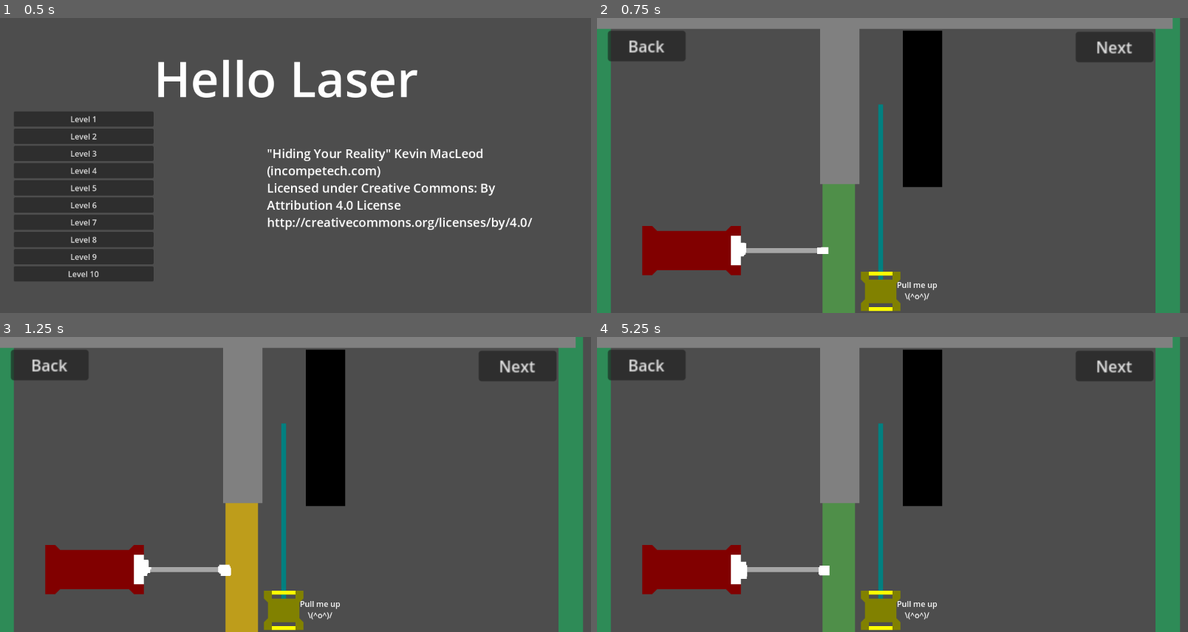
Above: before the commit, frames 1-4 (two rows, left to right).
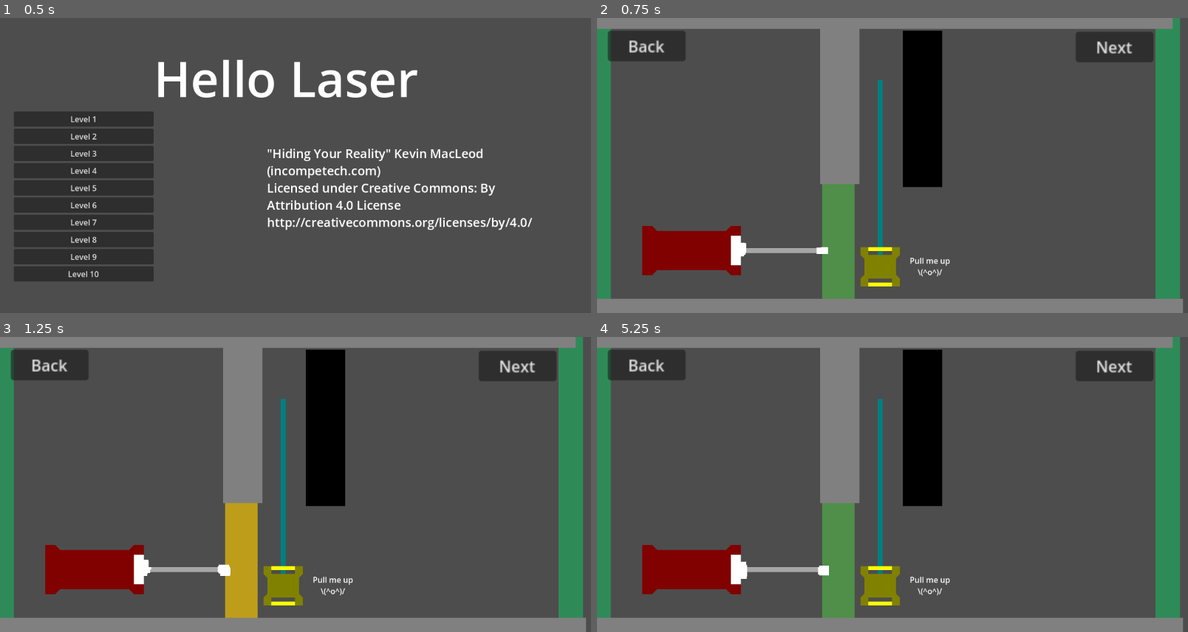
Above: after the commit, the same moments.

Repository: MousePotatoDoesStuff/Hello-Laser
Game: Godot game, scene res://Scenes/main_temp.tscn
Same seed, same stepped clock (60 frames per second), same inputs: the game is played once before the commit and once after it.
Inputs (mouse positions are in pixels of both pictures, inside the frame that each line leads up to):
- Up to frame 1 (0.5 s): no input
- Up to frame 2 (0.75 s): click "Level 1" at 0.5 s
- Up to frame 3 (1.25 s): no input
- Up to frame 4 (5.25 s): click "Next" at 1.25 s; click "Next" at 2 s; click "Next" at 2.75 s; move the mouse to (1022, 469) at 3.52 s; click (1022, 469) at 3.67 s; click "Back" at 4.25 s; click "Level 1" at 5 s

Frame 1 is identical in both runs. In frame 2, 6.0% of the frame differs, in the area x 0-100%, y 21-100%; in frame 3, 6.2%; in frame 4, 6.0%.

Commit message:
added some structs

Diff:
--- /dev/null
+++ b/Scenes/Levels/Elements/border_1.tscn
@@ -0,0 +1,21 @@
+[gd_scene load_steps=2 format=3 uid="uid://5wi4h24bhl3i"]
+
+[ext_resource type="PackedScene" uid="uid://bndt3ujs63yff" path="res://Scenes/Wall/square_wall.tscn" id="1_u1t04"]
+
+[node name="Border" type="Node2D"]
+
+[node name="BorderLeft" parent="." instance=ExtResource("1_u1t04")]
+position = Vector2(0, 300)
+scale = Vector2(1, 30)
+
+[node name="BorderRight" parent="." instance=ExtResource("1_u1t04")]
+position = Vector2(1200, 300)
+scale = Vector2(1, 30)
+
+[node name="BorderUp" parent="." instance=ExtResource("1_u1t04")]
+position = Vector2(600, 0)
+scale = Vector2(60, 1)
+
+[node name="BorderDown" parent="." instance=ExtResource("1_u1t04")]
+position = Vector2(600, 600)
+scale = Vector2(60, 1)
--- a/Scenes/Levels/Level_01.tscn
+++ b/Scenes/Levels/Level_01.tscn
@@ -1,6 +1,6 @@
 [gd_scene load_steps=5 format=3 uid="uid://ba6l8y5vjo0gw"]
 
-[ext_resource type="Script" path="res://Scripts/level.gd" id="1_ynnlg"]
+[ext_resource type="Script" path="res://Scenes/Levels/level.gd" id="1_ynnlg"]
 [ext_resource type="PackedScene" uid="uid://bmfw6ebm12rib" path="res://Scenes/Slider/slider.tscn" id="2_ny3c3"]
 [ext_resource type="PackedScene" uid="uid://bndt3ujs63yff" path="res://Scenes/Wall/square_wall.tscn" id="3_h1u3b"]
 [ext_resource type="PackedScene" uid="uid://bb2awmnpxgei6" path="res://Scenes/Laser/laser_emitter.tscn" id="4_yml4w"]
@@ -9,16 +9,16 @@
 script = ExtResource("1_ynnlg")
 
 [node name="RichTextLabel" type="RichTextLabel" parent="."]
-offset_left = 601.0
-offset_top = 531.0
-offset_right = 699.0
-offset_bottom = 585.0
+offset_left = 627.0
+offset_top = 482.0
+offset_right = 725.0
+offset_bottom = 536.0
 bbcode_enabled = true
 text = "[center]Pull me up
 \\(^o^)/"
 
 [node name="Slider" parent="." instance=ExtResource("2_ny3c3")]
-position = Vector2(576, 556)
+position = Vector2(575, 506)
 points = PackedVector2Array(0, 0, 0, -380)
 
 [node name="SquareWall7" parent="Slider" instance=ExtResource("3_h1u3b")]
@@ -51,7 +51,7 @@
 scale = Vector2(2.54546, -60.4343)
 
 [node name="SquareWall5" parent="." instance=ExtResource("3_h1u3b")]
-position = Vector2(603, 655)
+position = Vector2(586, 596)
 rotation = 1.57079
 scale = Vector2(2.54546, -60.4343)
 
--- a/Scenes/Levels/Level_02.tscn
+++ b/Scenes/Levels/Level_02.tscn
@@ -1,6 +1,6 @@
 [gd_scene load_steps=5 format=3 uid="uid://buboxoikq70se"]
 
-[ext_resource type="Script" path="res://Scripts/level.gd" id="1_12eev"]
+[ext_resource type="Script" path="res://Scenes/Levels/level.gd" id="1_12eev"]
 [ext_resource type="PackedScene" uid="uid://bmfw6ebm12rib" path="res://Scenes/Slider/slider.tscn" id="2_gwxtl"]
 [ext_resource type="PackedScene" uid="uid://bndt3ujs63yff" path="res://Scenes/Wall/square_wall.tscn" id="3_lm33r"]
 [ext_resource type="PackedScene" uid="uid://bb2awmnpxgei6" path="res://Scenes/Laser/laser_emitter.tscn" id="4_wqp1r"]
--- a/Scenes/Levels/Level_03.tscn
+++ b/Scenes/Levels/Level_03.tscn
@@ -1,6 +1,6 @@
 [gd_scene load_steps=5 format=3 uid="uid://sc2gy4o2laf5"]
 
-[ext_resource type="Script" path="res://Scripts/level.gd" id="1_44hkf"]
+[ext_resource type="Script" path="res://Scenes/Levels/level.gd" id="1_44hkf"]
 [ext_resource type="PackedScene" uid="uid://bmfw6ebm12rib" path="res://Scenes/Slider/slider.tscn" id="2_cflpn"]
 [ext_resource type="PackedScene" uid="uid://bndt3ujs63yff" path="res://Scenes/Wall/square_wall.tscn" id="3_83v1t"]
 [ext_resource type="PackedScene" uid="uid://bb2awmnpxgei6" path="res://Scenes/Laser/laser_emitter.tscn" id="4_s1r2l"]
--- a/Scenes/Levels/Level_04.tscn
+++ b/Scenes/Levels/Level_04.tscn
@@ -1,9 +1,10 @@
 [gd_scene load_steps=5 format=3 uid="uid://s8i2f7h3rm4i"]
 
-[ext_resource type="Script" path="res://Scripts/level.gd" id="1_jvsyc"]
+[ext_resource type="Script" path="res://Scenes/Levels/level.gd" id="1_jvsyc"]
 [ext_resource type="PackedScene" uid="uid://bndt3ujs63yff" path="res://Scenes/Wall/square_wall.tscn" id="3_lmp6o"]
 [ext_resource type="PackedScene" uid="uid://bb2awmnpxgei6" path="res://Scenes/Laser/laser_emitter.tscn" id="4_6coxi"]
 [ext_resource type="PackedScene" uid="uid://lla1wdnhb4ti" path="res://Scenes/Rotator/rotator.tscn" id="4_ufjna"]
+
 
 [node name="sandbox" type="Node2D"]
 script = ExtResource("1_jvsyc")
--- a/Scenes/Levels/Level_05.tscn
+++ b/Scenes/Levels/Level_05.tscn
@@ -1,9 +1,10 @@
 [gd_scene load_steps=5 format=3 uid="uid://bcawcpxwyvruc"]
 
-[ext_resource type="Script" path="res://Scripts/level.gd" id="1_86072"]
+[ext_resource type="Script" path="res://Scenes/Levels/level.gd" id="1_86072"]
 [ext_resource type="PackedScene" uid="uid://bndt3ujs63yff" path="res://Scenes/Wall/square_wall.tscn" id="2_77t0u"]
 [ext_resource type="PackedScene" uid="uid://bb2awmnpxgei6" path="res://Scenes/Laser/laser_emitter.tscn" id="3_38si0"]
 [ext_resource type="PackedScene" uid="uid://lla1wdnhb4ti" path="res://Scenes/Rotator/rotator.tscn" id="4_dbvc5"]
+
 
 [node name="sandbox" type="Node2D"]
 script = ExtResource("1_86072")
--- a/Scenes/Levels/Level_06.tscn
+++ b/Scenes/Levels/Level_06.tscn
@@ -1,9 +1,10 @@
 [gd_scene load_steps=5 format=3 uid="uid://bsrwfiqskikrb"]
 
-[ext_resource type="Script" path="res://Scripts/level.gd" id="1_4qehq"]
+[ext_resource type="Script" path="res://Scenes/Levels/level.gd" id="1_4qehq"]
 [ext_resource type="PackedScene" uid="uid://bmfw6ebm12rib" path="res://Scenes/Slider/slider.tscn" id="2_8nu08"]
 [ext_resource type="PackedScene" uid="uid://bb2awmnpxgei6" path="res://Scenes/Laser/laser_emitter.tscn" id="3_hn55f"]
 [ext_resource type="PackedScene" uid="uid://bndt3ujs63yff" path="res://Scenes/Wall/square_wall.tscn" id="4_ocqrd"]
+
 
 [node name="sandbox" type="Node2D"]
 script = ExtResource("1_4qehq")
--- a/Scenes/Levels/Level_07.tscn
+++ b/Scenes/Levels/Level_07.tscn
@@ -1,9 +1,10 @@
 [gd_scene load_steps=5 format=3 uid="uid://10amiqci3hg8"]
 
-[ext_resource type="Script" path="res://Scripts/level.gd" id="1_5r2tl"]
+[ext_resource type="Script" path="res://Scenes/Levels/level.gd" id="1_5r2tl"]
 [ext_resource type="PackedScene" uid="uid://bmfw6ebm12rib" path="res://Scenes/Slider/slider.tscn" id="2_es6kd"]
 [ext_resource type="PackedScene" uid="uid://bndt3ujs63yff" path="res://Scenes/Wall/square_wall.tscn" id="3_y71na"]
 [ext_resource type="PackedScene" uid="uid://bb2awmnpxgei6" path="res://Scenes/Laser/laser_emitter.tscn" id="4_w7qfo"]
+
 
 [node name="sandbox" type="Node2D"]
 script = ExtResource("1_5r2tl")
--- a/Scenes/Levels/Level_08.tscn
+++ b/Scenes/Levels/Level_08.tscn
@@ -1,9 +1,10 @@
 [gd_scene load_steps=5 format=3 uid="uid://c0yjyigul2t7b"]
 
-[ext_resource type="Script" path="res://Scripts/level.gd" id="1_ycutr"]
+[ext_resource type="Script" path="res://Scenes/Levels/level.gd" id="1_ycutr"]
 [ext_resource type="PackedScene" uid="uid://bndt3ujs63yff" path="res://Scenes/Wall/square_wall.tscn" id="2_of11g"]
 [ext_resource type="PackedScene" uid="uid://bmfw6ebm12rib" path="res://Scenes/Slider/slider.tscn" id="3_pvfd8"]
 [ext_resource type="PackedScene" uid="uid://bb2awmnpxgei6" path="res://Scenes/Laser/laser_emitter.tscn" id="4_nxkmm"]
+
 
 [node name="sandbox" type="Node2D"]
 script = ExtResource("1_ycutr")
--- a/Scenes/Levels/Level_09.tscn
+++ b/Scenes/Levels/Level_09.tscn
@@ -1,9 +1,10 @@
 [gd_scene load_steps=5 format=3 uid="uid://dstieh2iy3ho7"]
 
-[ext_resource type="Script" path="res://Scripts/level.gd" id="1_g6shu"]
+[ext_resource type="Script" path="res://Scenes/Levels/level.gd" id="1_g6shu"]
 [ext_resource type="PackedScene" uid="uid://bndt3ujs63yff" path="res://Scenes/Wall/square_wall.tscn" id="2_e4s81"]
 [ext_resource type="PackedScene" uid="uid://lla1wdnhb4ti" path="res://Scenes/Rotator/rotator.tscn" id="3_oajv4"]
 [ext_resource type="PackedScene" uid="uid://bb2awmnpxgei6" path="res://Scenes/Laser/laser_emitter.tscn" id="4_sdwi3"]
+
 
 [node name="sandbox" type="Node2D"]
 script = ExtResource("1_g6shu")
--- a/Scenes/Levels/Level_10.tscn
+++ b/Scenes/Levels/Level_10.tscn
@@ -1,6 +1,6 @@
 [gd_scene load_steps=6 format=3 uid="uid://3fgd83cnvc40"]
 
-[ext_resource type="Script" path="res://Scripts/level.gd" id="1_pw1mp"]
+[ext_resource type="Script" path="res://Scenes/Levels/level.gd" id="1_pw1mp"]
 [ext_resource type="PackedScene" uid="uid://bndt3ujs63yff" path="res://Scenes/Wall/square_wall.tscn" id="2_78kdo"]
 [ext_resource type="PackedScene" uid="uid://bmfw6ebm12rib" path="res://Scenes/Slider/slider.tscn" id="3_gsfhi"]
 [ext_resource type="PackedScene" uid="uid://lla1wdnhb4ti" path="res://Scenes/Rotator/rotator.tscn" id="4_0my7f"]
--- /dev/null
+++ b/Scenes/Levels/sandbox.tscn
@@ -0,0 +1,41 @@
+[gd_scene load_steps=7 format=3 uid="uid://dgi2c68hyls6f"]
+
+[ext_resource type="Script" path="res://Scenes/Levels/level.gd" id="1_4yl3l"]
+[ext_resource type="PackedScene" uid="uid://bmfw6ebm12rib" path="res://Scenes/Slider/slider.tscn" id="2_kx74b"]
+[ext_resource type="PackedScene" uid="uid://bndt3ujs63yff" path="res://Scenes/Wall/square_wall.tscn" id="3_blfvp"]
+[ext_resource type="PackedScene" uid="uid://lla1wdnhb4ti" path="res://Scenes/Rotator/rotator.tscn" id="4_bq22f"]
+[ext_resource type="PackedScene" uid="uid://bb2awmnpxgei6" path="res://Scenes/Laser/laser_emitter.tscn" id="5_vwin2"]
+[ext_resource type="PackedScene" uid="uid://5wi4h24bhl3i" path="res://Scenes/Levels/Elements/border_1.tscn" id="6_vpta7"]
+
+[node name="sandbox" type="Node2D"]
+script = ExtResource("1_4yl3l")
+
+[node name="Slider" parent="." instance=ExtResource("2_kx74b")]
+position = Vector2(576, 556)
+points = PackedVector2Array(0, 0, 0, -380)
+
+[node name="SquareWall7" parent="Slider" instance=ExtResource("3_blfvp")]
+position = Vector2(-85, -73)
+scale = Vector2(4.00001, -15.9248)
+moss = true
+
+[node name="SquareWall" parent="." instance=ExtResource("3_blfvp")]
+position = Vector2(493, 179)
+scale = Vector2(4.00001, -15.9248)
+moss = true
+
+[node name="SquareWall6" parent="." instance=ExtResource("3_blfvp")]
+position = Vector2(661, 185)
+scale = Vector2(4.00001, -15.9248)
+moss = true
+
+[node name="Rotator" parent="." instance=ExtResource("4_bq22f")]
+position = Vector2(106, 154)
+scale = Vector2(0.25, 0.25)
+
+[node name="LaserEmitter" parent="Rotator" instance=ExtResource("5_vwin2")]
+show_behind_parent = true
+position = Vector2(172, 16)
+scale = Vector2(0.5, 0.5)
+
+[node name="Border" parent="." instance=ExtResource("6_vpta7")]
--- a/Scenes/UI/LevelMap.tscn
+++ b/Scenes/UI/LevelMap.tscn
@@ -17,9 +17,9 @@
 anchor_right = 1.0
 anchor_bottom = 1.0
 offset_left = 450.0
-offset_top = 400.0
-offset_right = -692.0
-offset_bottom = -238.0
+offset_top = 381.0
+offset_right = -710.0
+offset_bottom = -179.0
 grow_horizontal = 2
 grow_vertical = 2
 
--- a/Scenes/Wall/wall.tscn
+++ b/Scenes/Wall/wall.tscn
@@ -1,7 +1,8 @@
 [gd_scene load_steps=3 format=3 uid="uid://c0nwy5p8fsihu"]
 
-[ext_resource type="Script" path="res://Scripts/PolygonAppearance.gd" id="1_ih5kq"]
+[ext_resource type="Script" path="res://Scripts/polygon_appearance.gd" id="1_ih5kq"]
 [ext_resource type="Script" path="res://Scenes/Wall/wall.gd" id="1_y3x6d"]
+
 
 [node name="Wall" type="StaticBody2D"]
 script = ExtResource("1_y3x6d")
--- a/Scenes/sandbox.tscn
+++ /dev/null
@@ -1,67 +0,0 @@
-[gd_scene load_steps=6 format=3 uid="uid://dgi2c68hyls6f"]
-
-[ext_resource type="Script" path="res://Scripts/level.gd" id="1_4op4d"]
-[ext_resource type="PackedScene" uid="uid://bmfw6ebm12rib" path="res://Scenes/Slider/slider.tscn" id="2_tek06"]
-[ext_resource type="PackedScene" uid="uid://lla1wdnhb4ti" path="res://Scenes/Rotator/rotator.tscn" id="3_2twmq"]
-[ext_resource type="PackedScene" uid="uid://bndt3ujs63yff" path="res://Scenes/Wall/square_wall.tscn" id="6_grku4"]
-[ext_resource type="PackedScene" uid="uid://bb2awmnpxgei6" path="res://Scenes/Laser/laser_emitter.tscn" id="6_hq1gn"]
-
-[node name="sandbox" type="Node2D"]
-script = ExtResource("1_4op4d")
-
-[node name="Slider" parent="." instance=ExtResource("2_tek06")]
-position = Vector2(576, 556)
-points = PackedVector2Array(0, 0, 0, -380)
-
-[node name="SquareWall7" parent="Slider" instance=ExtResource("6_grku4")]
-position = Vector2(-85, -73)
-scale = Vector2(4.00001, -15.9248)
-moss = true
-inert_color = Color(0, 0, 0, 1)
-
-[node name="SquareWall" parent="." instance=ExtResource("6_grku4")]
-position = Vector2(493, 179)
-scale = Vector2(4.00001, -15.9248)
-moss = true
-inert_color = Color(0, 0, 0, 1)
-
-[node name="SquareWall6" parent="." instance=ExtResource("6_grku4")]
-position = Vector2(661, 185)
-scale = Vector2(4.00001, -15.9248)
-moss = true
-inert_color = Color(0, 0, 0, 1)
-
-[node name="SquareWall2" parent="." instance=ExtResource("6_grku4")]
-position = Vector2(3, 325)
-scale = Vector2(2.54546, -53.8343)
-moss = true
-inert_color = Color(0, 0, 0, 1)
-
-[node name="SquareWall3" parent="." instance=ExtResource("6_grku4")]
-position = Vector2(1159, 337)
-scale = Vector2(2.54546, -53.8343)
-moss = true
-inert_color = Color(0, 0, 0, 1)
-
-[node name="SquareWall4" parent="." instance=ExtResource("6_grku4")]
-position = Vector2(565, -3)
-rotation = 1.57079
-scale = Vector2(2.54546, -60.4343)
-moss = true
-inert_color = Color(0, 0, 0, 1)
-
-[node name="SquareWall5" parent="." instance=ExtResource("6_grku4")]
-position = Vector2(603, 655)
-rotation = 1.57079
-scale = Vector2(2.54546, -60.4343)
-moss = true
-inert_color = Color(0, 0, 0, 1)
-
-[node name="Rotator" parent="." instance=ExtResource("3_2twmq")]
-position = Vector2(106, 154)
-scale = Vector2(0.25, 0.25)
-
-[node name="LaserEmitter" parent="Rotator" instance=ExtResource("6_hq1gn")]
-show_behind_parent = true
-position = Vector2(172, 16)
-scale = Vector2(0.5, 0.5)
--- /dev/null
+++ b/Scripts/game_state.gd
@@ -0,0 +1,32 @@
+extends RefCounted
+class_name GameState
+
+var levels:Dictionary
+
+func _init() -> void:
+	return
+
+func save_levels()->Dictionary:
+	var raw_levels={}
+	for key in self.levels:
+		var level:LevelState=self.levels[key]
+		var raw_level=level.save_state()
+		raw_levels[key]=raw_level
+	return raw_levels
+
+func load_levels(data:Dictionary):
+	self.levels={}
+	for key in data:
+		var raw_level=data[key]
+		var level=LevelState.new(data)
+		self.levels[key]=level
+
+func save_state()->Dictionary:
+	var res={
+		"levels":save_levels()
+	}
+	return res
+
+func load_state(data:Dictionary):
+	load_levels(data.get("levels",{}))
+	return
--- /dev/null
+++ b/Scripts/level_state.gd
@@ -0,0 +1,33 @@
+extends RefCounted
+class_name LevelState
+
+var path:String
+var map_position:Vector2
+var completed:bool=false
+var unlocks:Array[int]
+var other_data
+
+func _init(data:Dictionary) -> void:
+	self.load_state(data)
+
+func save_state()->Dictionary:
+	var res={}
+	res["path"]=self.path
+	res["completed"]=self.completed
+	res["unlocks"]=self.unlocks
+	res["other"]=self.other_data
+	return res
+
+func load_state(data:Dictionary):
+	self.path=data.get("path","res://Scenes/sandbox.tscn")
+	self.completed=data.get("completed",false)
+	self.unlocks=data.get("unlocks",[])
+	self.other_data=data.get("other",{})
+	return
+
+func load_level():
+	var packed=load(self.path)
+	if not packed:
+		return null
+	var instance=packed.instantiate()
+	return instance
Not shown, removed: Assets/laser_emitterr.png.import
Renamed: Scripts/level.gd -> Scenes/Levels/level.gd
Renamed: Scripts/PolygonAppearance.gd -> Scripts/polygon_appearance.gd
